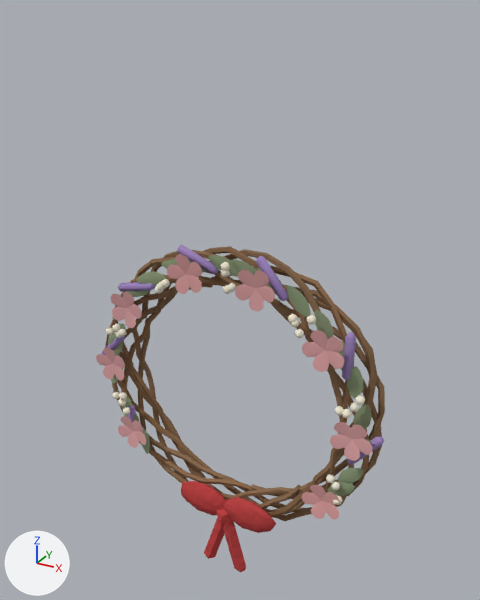
Before and after pictures for a commit that changed the Blender file assets/models/source/furniture/wreath.blend.
Before and after are seen from a 50 mm camera at (0.362, -0.668, 0.451) aimed at (0.0, -0.011, 0.123). Every picture has the same lights, and +X, +Y and +Z are marked at lower left. The first picture is the older version.

Objects in the first picture: 'Blätter', 'Blüten rosa', 'Blüten weiß', 'Lavendel', 'Schleife', 'Zweige'.
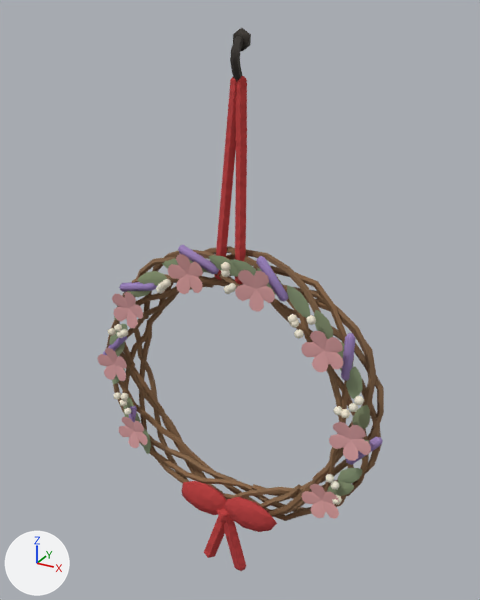
Edits to the bpy script that builds the scene:
```text
Add mat_hook:
    mat_hook = bpy.data.materials.new('hook')
    # nodes: Attribute, BsdfPrincipled, Bump, HueSaturation, MapRange, MixRGB, OutputMaterial, RGB, TexCoord, TexNoise
    # colours: dark grey #423d38
Change me_zweige:
    used by ob_zweige; location = (0.0, 0.0, 0.0)
    remove me_zweige.from_pydata(...)  # 1435 vertices, 1414 faces; spans x -0.2..0.194, y -0.042..-0.009, z -0.195..0.196
    add me_zweige.from_pydata(...)  # 1435 vertices, 1414 faces; spans x -0.198..0.193, y -0.04..-0.008, z -0.195..0.195
    me_zweige part 1: the whole mesh is multiplied about its middle by the matrix ((0.992, 0.015, -0.003), (-0.001, 0.995, 0.004), (-0.001, -0.008, 0.998)), then moved by (0.0, 0.001, -0.001)
Change me_blüten_rosa:
    used by ob_blüten_rosa; location = (0.0, 0.0, 0.0)
    remove me_blüten_rosa.from_pydata(...)  # 256 vertices, 480 faces; spans x -0.196..0.196, y -0.061..-0.05, z -0.122..0.189
    add me_blüten_rosa.from_pydata(...)  # 256 vertices, 480 faces; spans x -0.195..0.194, y -0.06..-0.049, z -0.122..0.189
    me_blüten_rosa part 2: the whole mesh is multiplied about its middle by the matrix ((0.991, 0.008, -0.003), (0.0, 0.983, 0.006), (-0.001, -0.015, 0.997)), then moved by (0.0, 0.001, -0.001)
Add me_haken:
    me_haken.from_pydata(...)  # 72 vertices, 76 faces; spans x -0.0105..0.011, y -0.0261..-0.0004, z 0.3664..0.4326
    me_haken.polygons.foreach_set('use_smooth', [True] * 76)
    me_haken.materials.append(mat_hook)
Add me_band:
    me_band.from_pydata(...)  # 80 vertices, 74 faces; spans x -0.02..0.02, y -0.039..-0.006, z 0.155..0.385
    me_band.polygons.foreach_set('use_smooth', [True] * 74)
    me_band.materials.append(mat_bow)
Add ob_haken:
    ob_haken = bpy.data.objects.new('Haken', me_haken)
    ob_haken.location = (0.0, 0.0, 0.0)
Add ob_band:
    ob_band = bpy.data.objects.new('Band', me_band)
    ob_band.location = (0.0, 0.0, 0.0)
```

Changed parts and their boxes (x1, y1, x2, y2) in the pictures (480 x 600 px):
'Zweige', reshaped
    before: (105, 246, 385, 521)
    after: (106, 246, 384, 521)
'Blüten rosa', reshaped
    before: (96, 254, 372, 519)
    after: (97, 254, 371, 519)
'Band', added (red)
    after: (214, 76, 247, 284)
'Haken', added
    after: (230, 28, 251, 82)
